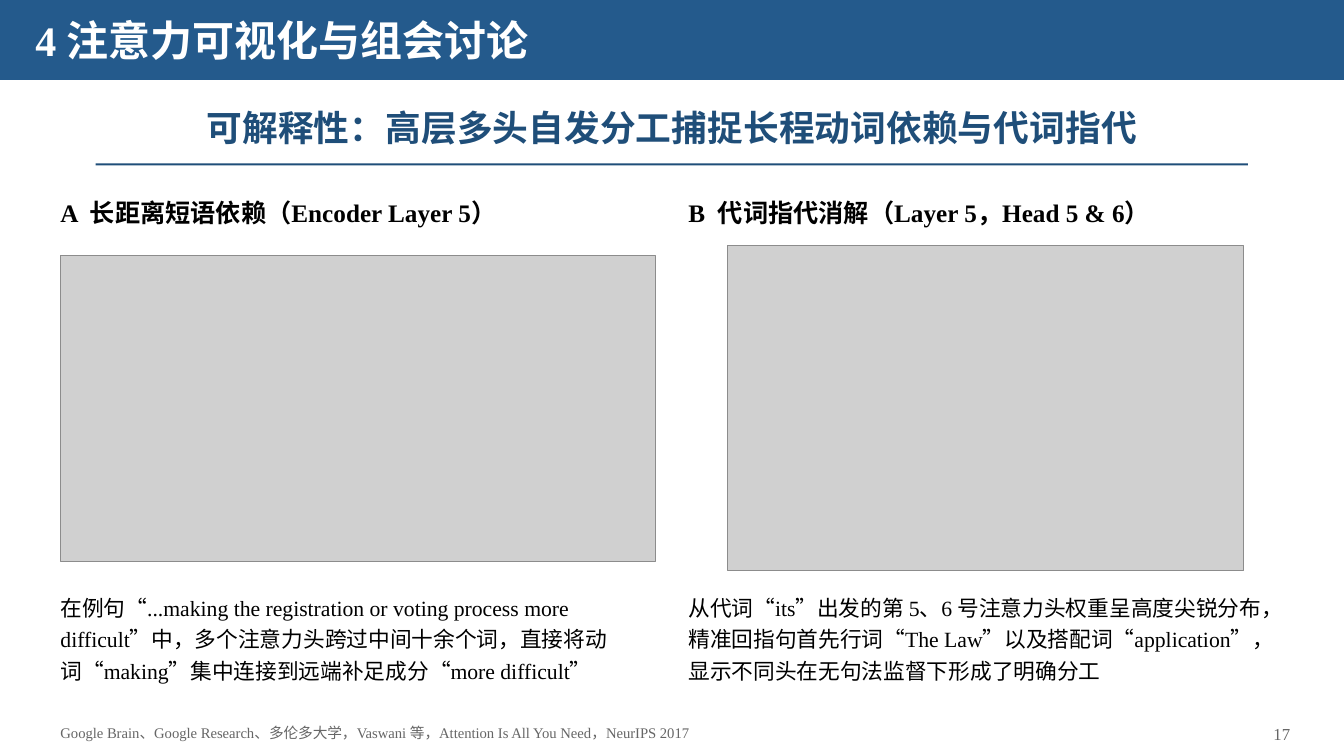
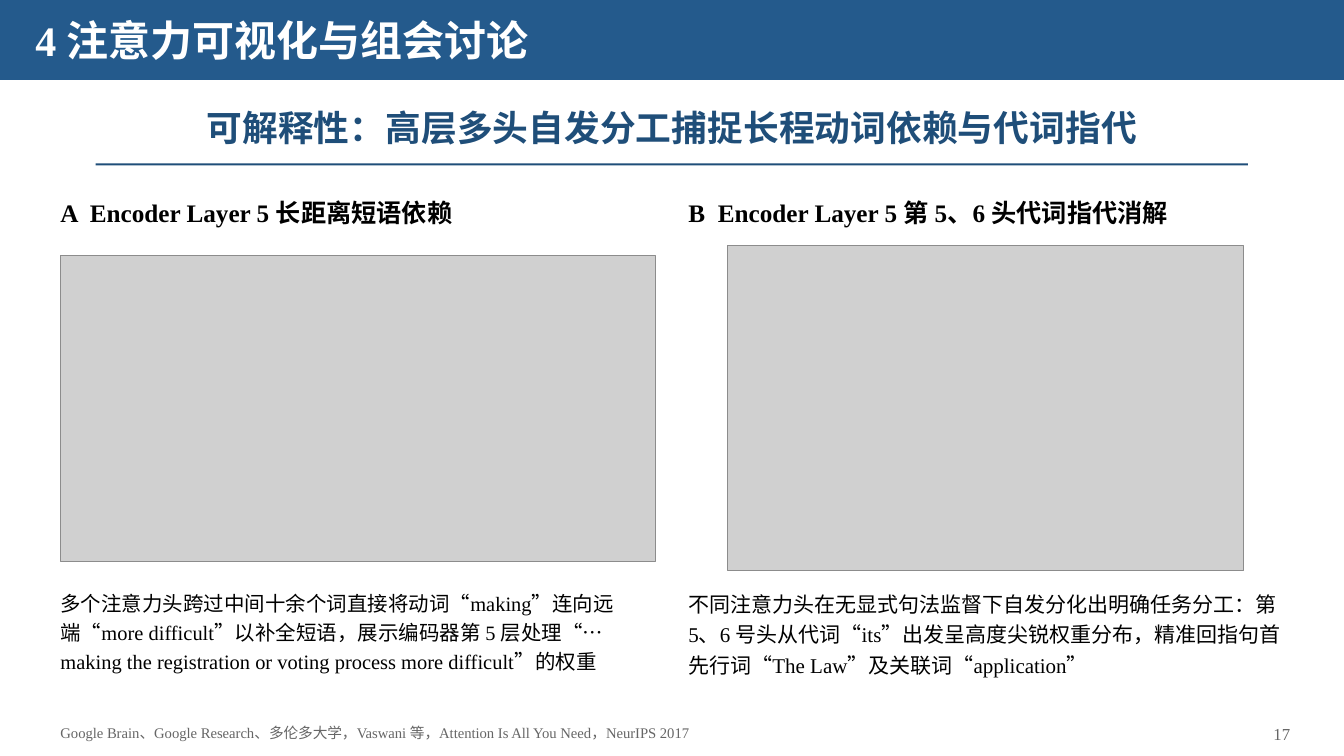
Before and after one commit to Starxy/skills, a slide deck: slide 17 of skills/ppt-craft/assets/academic-blue-template.pptx. Drawn at 1344x756 pixels with LibreOffice and Linux fonts; fonts in the diff are those of the drawing; grey boxes stand for pictures. Boxes give left, top, right and bottom in pixels: in the first picture for what was removed or moved away, otherwise in the second. Text is boxed around its words. In the diff, an @@ line names an element or a change of style, - is before the commit and + after.

```diff
--- a/skills/ppt-craft/assets/academic-blue-template.pptx
+++ b/skills/ppt-craft/assets/academic-blue-template.pptx
@@ text at (x1=60, y1=200, x2=452, y2=228): text changed @@
-A 长距离短语依赖（Encoder Layer 5）
+A Encoder Layer 5 长距离短语依赖
@@ text at (x1=688, y1=200, x2=1167, y2=228): text changed @@
-B 代词指代消解（Layer 5，Head 5 & 6）
+B Encoder Layer 5 第 5、6 头代词指代消解
@@ text at (x1=60, y1=593, x2=613, y2=674): text changed; size 15.5 to 14.6 pt @@
-在例句“...making the registration or voting process more difficult”中，多个注意力头跨过中间十余个词，直接将动词“making”集中连接到远端补足成分“more difficult”
+多个注意力头跨过中间十余个词直接将动词“making”连向远端“more difficult”以补全短语，展示编码器第 5 层处理“…making the registration or voting process more difficult”的权重
@@ text at (x1=688, y1=594, x2=1281, y2=677): text changed; size 15.5 to 15 pt @@
-从代词“its”出发的第 5、6 号注意力头权重呈高度尖锐分布，精准回指句首先行词“The Law”以及搭配词“application”，显示不同头在无句法监督下形成了明确分工
+不同注意力头在无显式句法监督下自发分化出明确任务分工：第 5、6 号头从代词“its”出发呈高度尖锐权重分布，精准回指句首先行词“The Law”及关联词“application”
```
Also in this commit, not shown: 12 other slides changed, 1 slide added, 1 slide removed, 4 other files.
